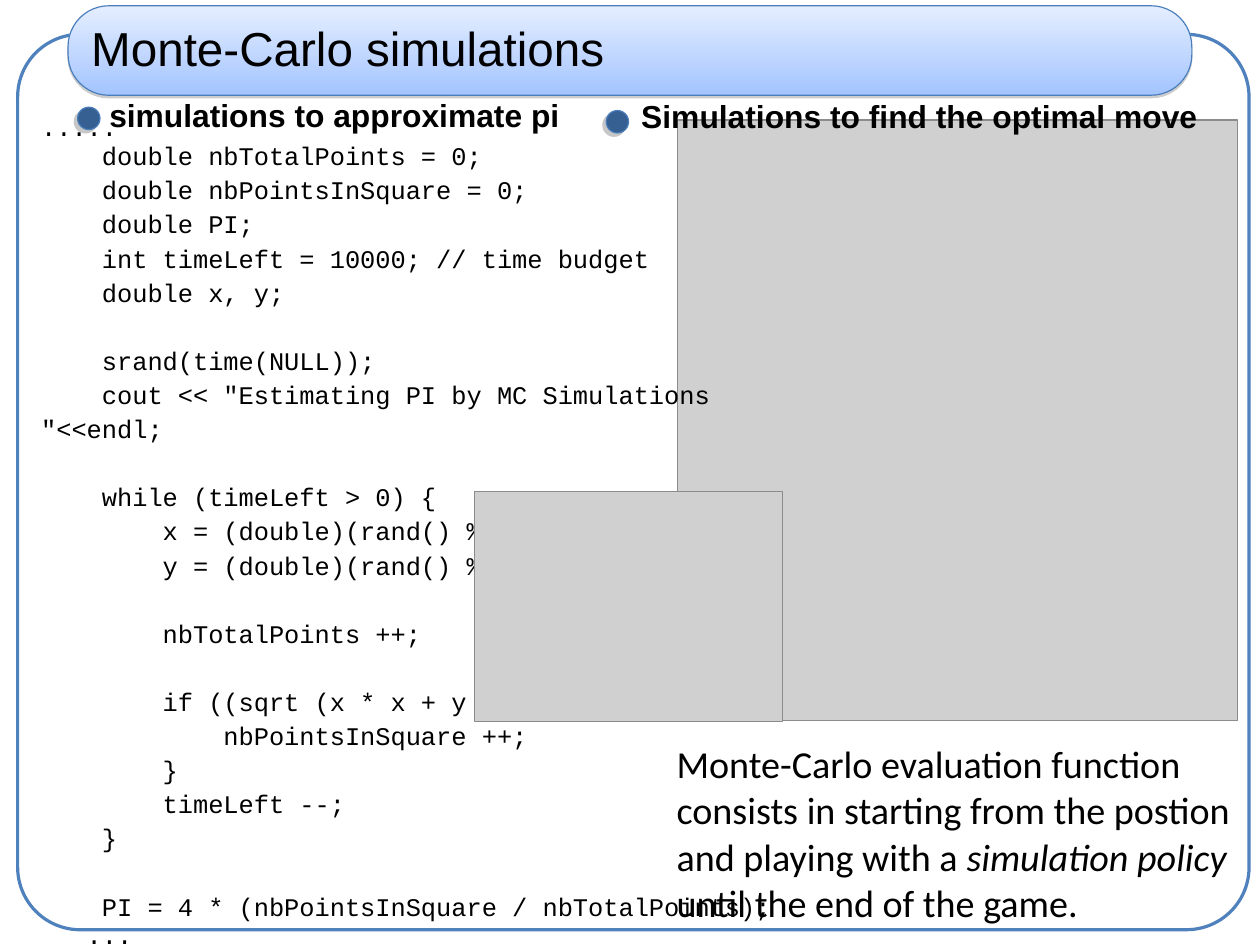
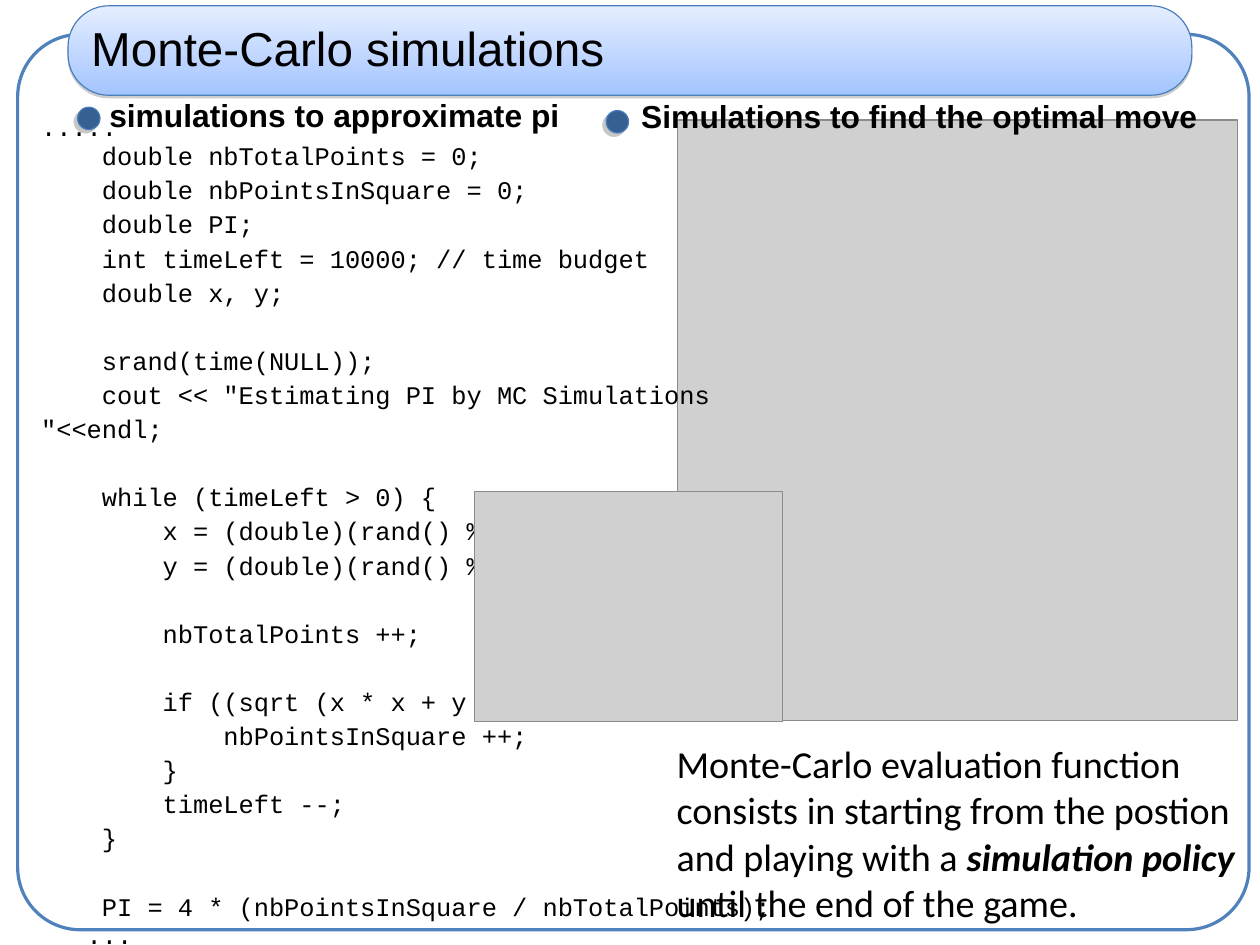
Before and after one commit to haspeleo/Android-Dev, a slide deck: slide 8 of MCTS/mcts_xp.ppt. Drawn at 1260x945 pixels with LibreOffice and Linux fonts; fonts in the diff are those of the drawing; grey boxes stand for pictures. Boxes give left, top, right and bottom in pixels: in the first picture for what was removed or moved away, otherwise in the second. Text is boxed around its words. In the diff, an @@ line names an element or a change of style, - is before the commit and + after.

```diff
--- a/MCTS/mcts_xp.ppt
+++ b/MCTS/mcts_xp.ppt
@@ text at <box>677,844,1234,878</box>: bold on in "simulation policy" @@
```
Also in this commit, not shown: 5 other slides changed.
